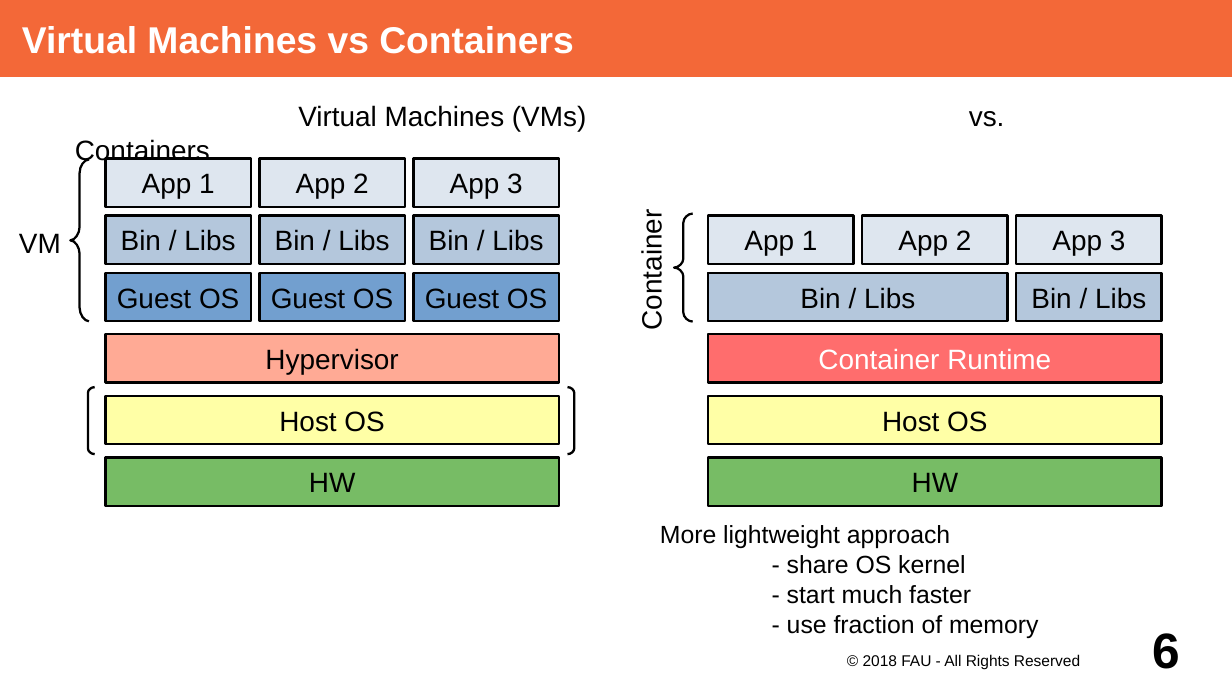
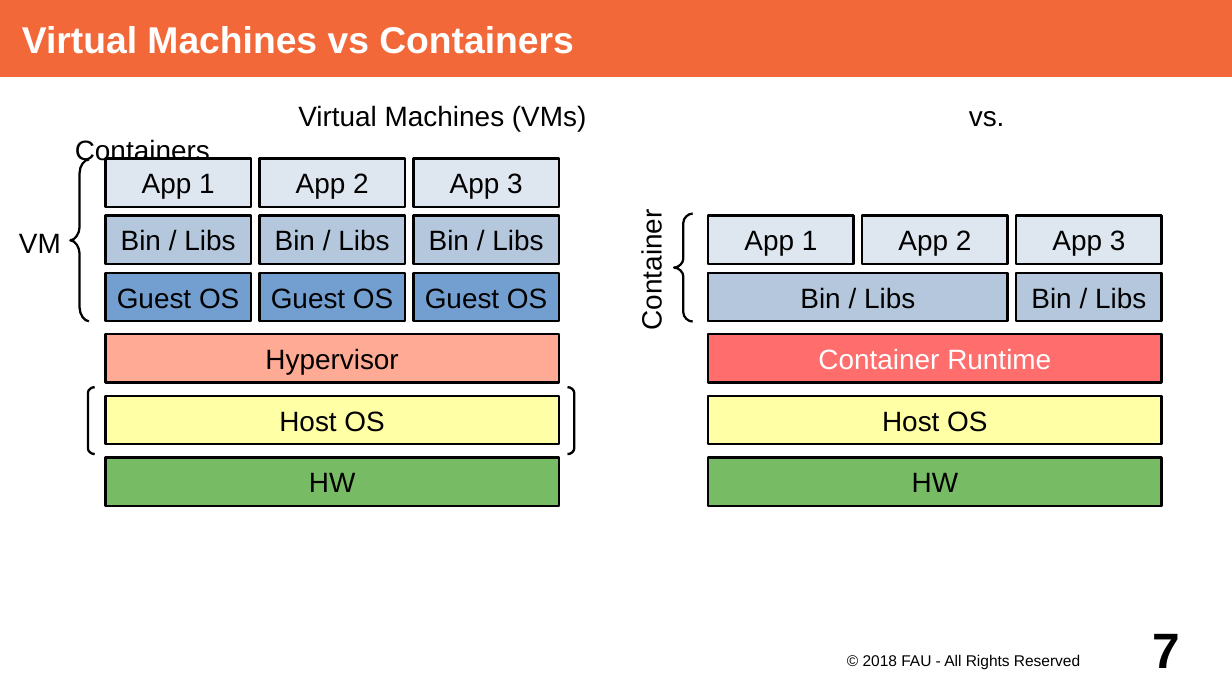
Before and after one commit to dirkriehle/adap-course, a slide deck: slide 7 of Lecture Slides/ADAP Z01 - Containerization.odp (slide 6 before the commit). Drawn at 1232x693 pixels with LibreOffice and Linux fonts; fonts in the diff are those of the drawing. Boxes give left, top, right and bottom in pixels: in the first picture for what was removed or moved away, otherwise in the second. Text is boxed around its words. In the diff, an @@ line names an element or a change of style, - is before the commit and + after.

```diff
--- a/Lecture Slides/ADAP Z01 - Containerization.odp
+++ b/Lecture Slides/ADAP Z01 - Containerization.odp
@@ text removed at box(660, 525, 1038, 638) @@
-More lightweight approach
-- share OS kernel
-- start much faster
-- use fraction of memory
@@ page number at box(1152, 633, 1180, 668): text changed @@
-6
+7
```
Also in this commit, not shown: 4 other slides changed, 4 slides added.
